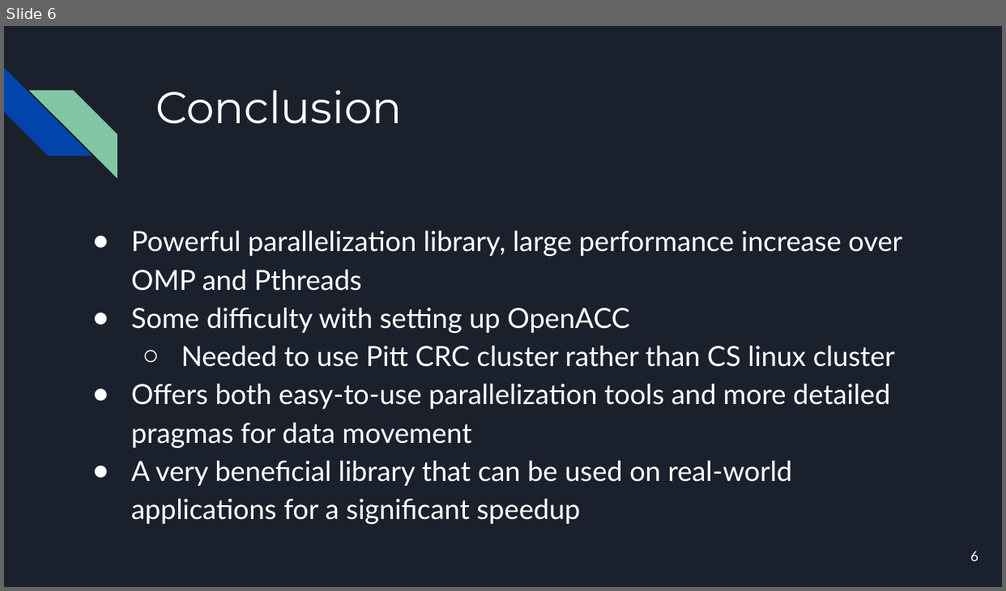
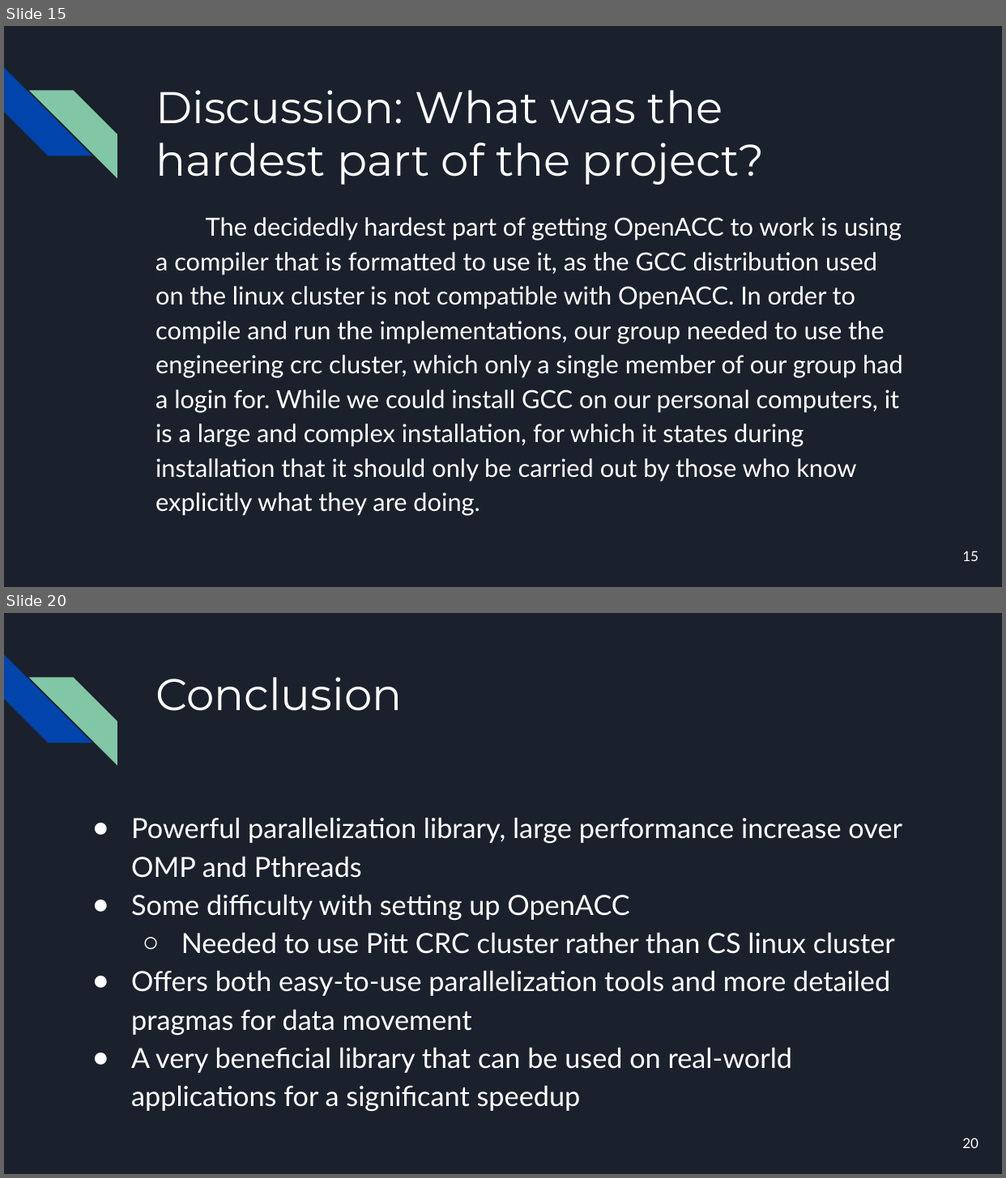
Before and after one commit to Jack-Ansley/1645Project, a slide deck: project.pptx. Shown one above the other, each under a label of ours: slide 6 before the commit, slides 15 and 20 after it; the slides between them are not shown. The pictures are 1006x591 and 1006x1178 pixels, drawn with LibreOffice and Linux fonts; fonts in the diff are those of the drawing. Boxes give left, top, right and bottom in pixels: in the first picture for what was removed or moved away, otherwise in the second. Text is boxed around its words. In the diff, an @@ line names an element or a change of style, - is before the commit and + after.

Commit message:
Phase 2 submission
Overwrote project.pptx with updated powerpoint

```diff
--- a/project.pptx
+++ b/project.pptx
@@ slide 15 added at (x1=4, y1=26, x2=1002, y2=587), background #1B212C; not listed: 2 template elements that a slide beside it also shows @@
@@ title added at (x1=155, y1=90, x2=764, y2=185), 32 pt, text #FFFFFF @@
+Discussion: What was the hardest part of the project?
@@ text added at (x1=155, y1=217, x2=903, y2=516), 18 pt, text #FFFFFF @@
+The decidedly hardest part of getting OpenACC to work is using a compiler that is formatted to use it, as the GCC distribution used on the linux cluster is not compatible with OpenACC. In order to compile and run the implementations, our group needed to use the engineering crc cluster, which only a single member of our group had a login for. While we could install GCC on our personal computers, it is a large and complex installation, for which it states during installation that it should only be carried out by those who know explicitly what they are doing.
@@ page number added at (x1=962, y1=551, x2=978, y2=561), 10 pt, text #FFFFFF @@
+15
@@ what was slide 6 is now slide 20 @@
@@ page number at (x1=962, y1=1138, x2=978, y2=1148): text changed @@
-6
+20
```
Also in this commit, not shown: 3 slides changed, 13 other slides added.
